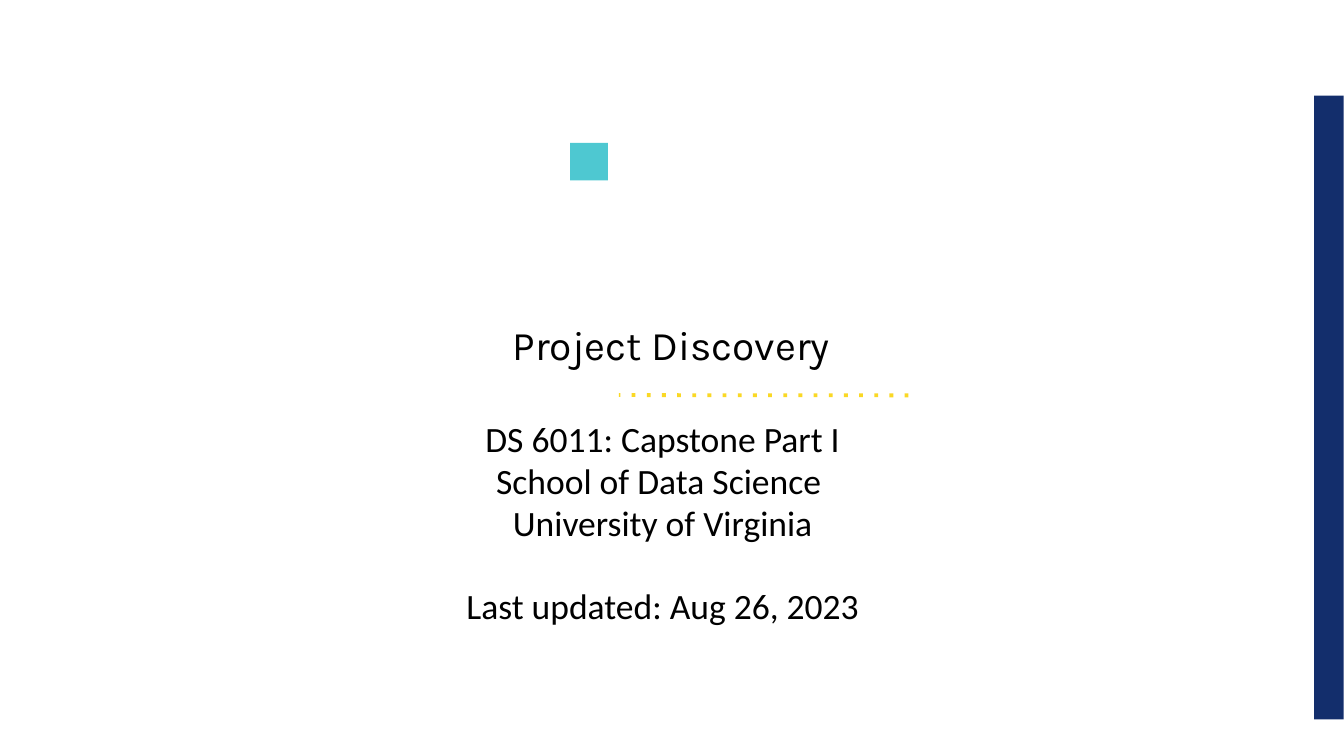
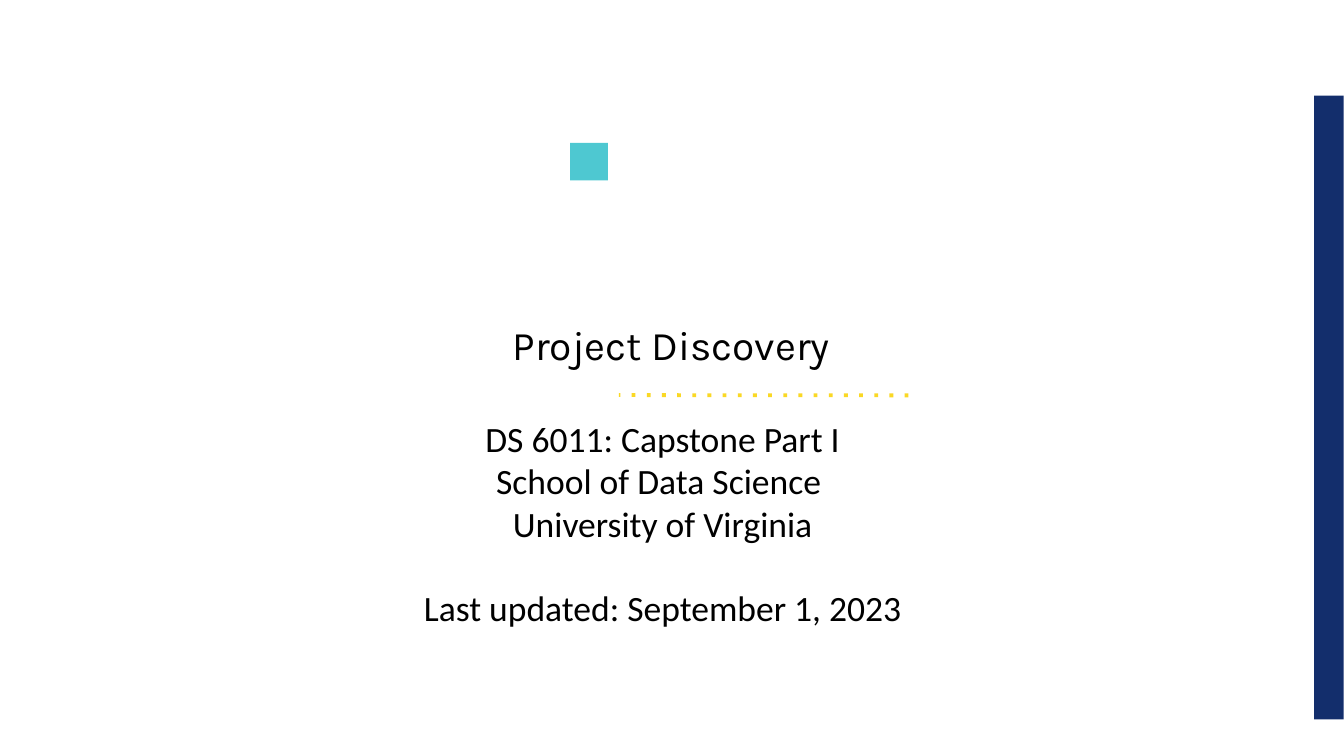
Before and after one commit to UVADS/ds6011, a slide deck: slide 1 of 02_project_discovery.ppt. Drawn at 1344x756 pixels with LibreOffice and Linux fonts; fonts in the diff are those of the drawing; background and template pictures are left out. Boxes give left, top, right and bottom in pixels: in the first picture for what was removed or moved away, otherwise in the second. Text is boxed around its words. In the diff, an @@ line names an element or a change of style, - is before the commit and + after.

```diff
--- a/02_project_discovery.ppt
+++ b/02_project_discovery.ppt
@@ text at box(424, 596, 901, 627): text changed @@
-Last updated: Aug 26, 2023
+Last updated: September 1, 2023
```
Also in this commit, not shown: 3 other slides changed, 6 slides added.
